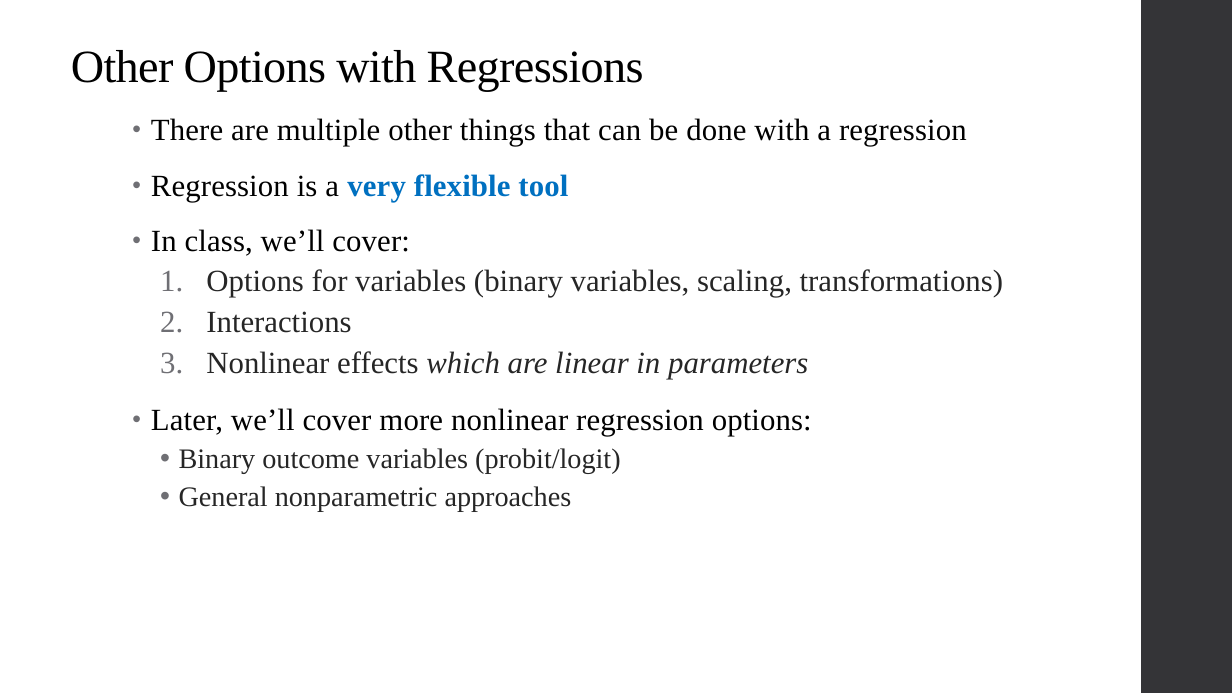
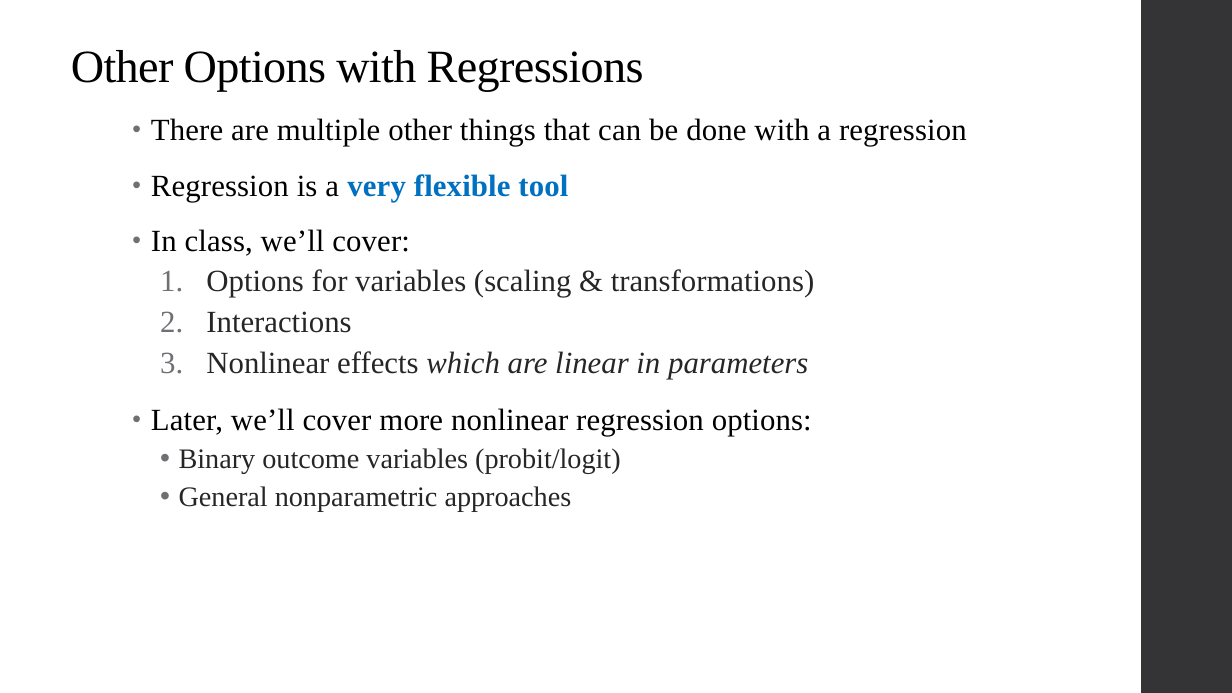
Before and after one commit to qiufei/fork-HAD5744, a slide deck: slide 2 of Lecture04_MultivariateOLS2/Lecture4_MultivariateOLS2_2022F.pptx. Drawn at 1232x693 pixels with LibreOffice and Linux fonts; fonts in the diff are those of the drawing. Boxes give left, top, right and bottom in pixels: in the first picture for what was removed or moved away, otherwise in the second. Text is boxed around its words. In the diff, an @@ line names an element or a change of style, - is before the commit and + after.

```diff
--- a/Lecture04_MultivariateOLS2/Lecture4_MultivariateOLS2_2022F.pptx
+++ b/Lecture04_MultivariateOLS2/Lecture4_MultivariateOLS2_2022F.pptx
@@ text at (206, 269, 815, 297): text changed @@
-  1. Options for variables (binary variables, scaling, transformations)
+  1. Options for variables (scaling & transformations)
```
Also in this commit, not shown: 9 slides removed, 35 other files.
